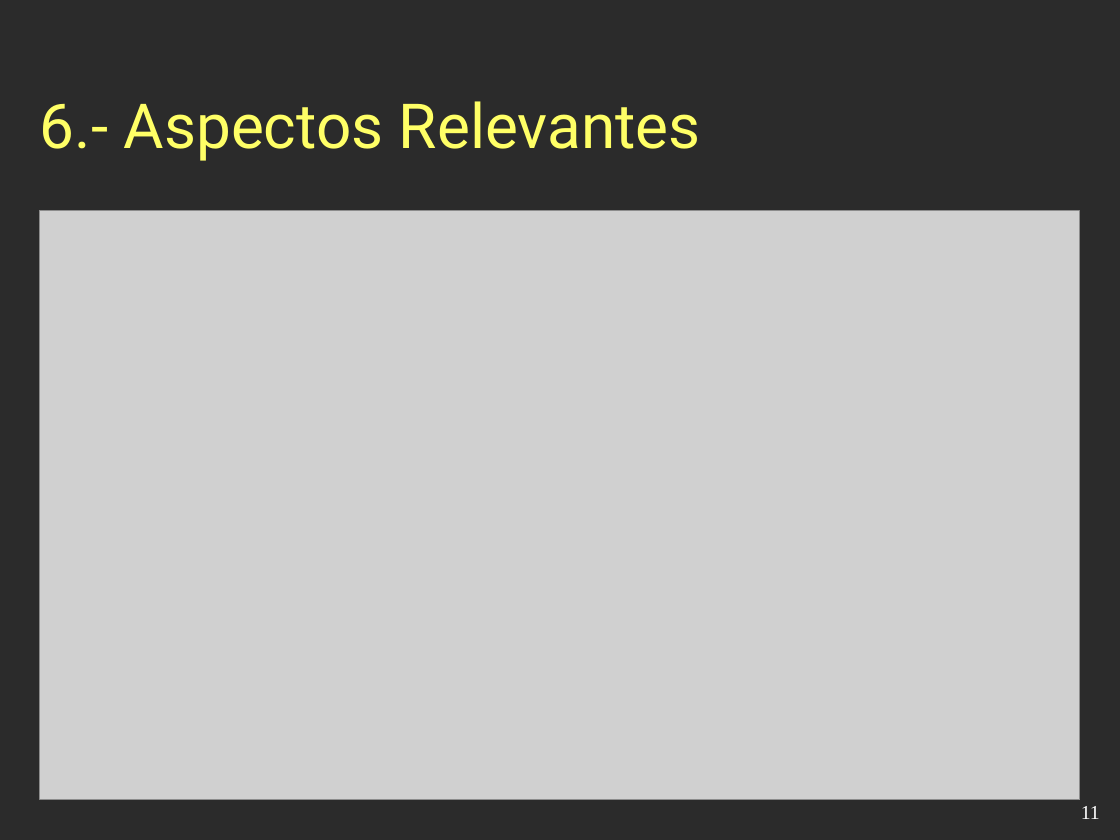
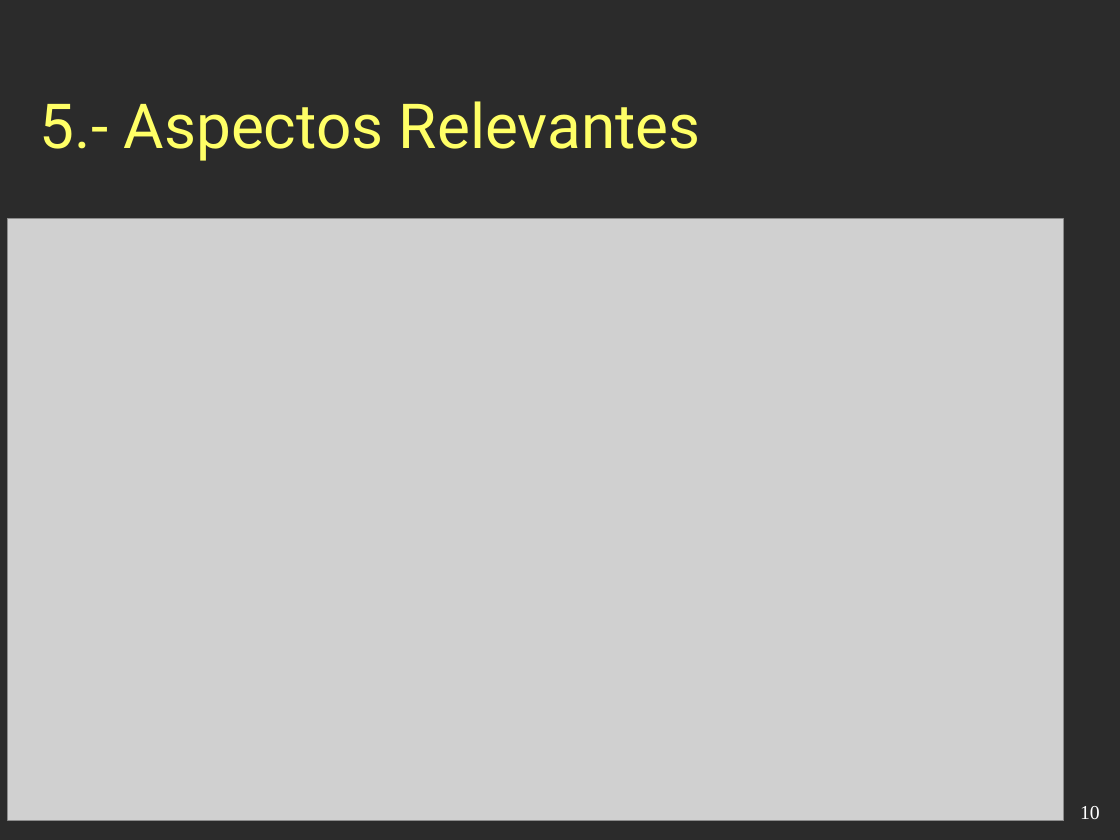
Before and after one commit to esbaixauli/proyecto-ii-ubu, a slide deck: slide 10 of trunk/Documentación/Presentación.odp (slide 11 before the commit). Drawn at 1120x840 pixels with LibreOffice and Linux fonts; fonts in the diff are those of the drawing; grey boxes stand for pictures; background and template pictures are left out; a plain dark background stands for a picture behind light text. Boxes give left, top, right and bottom in pixels: in the first picture for what was removed or moved away, otherwise in the second. Text is boxed around its words. In the diff, an @@ line names an element or a change of style, - is before the commit and + after.

```diff
--- a/trunk/Documentación/Presentación.odp
+++ b/trunk/Documentación/Presentación.odp
@@ title at (40, 101, 701, 161): text changed @@
-6.- Aspectos Relevantes
+5.- Aspectos Relevantes
@@ picture: place and size @@
-picture at (40, 211, 1080, 801)
+picture at (8, 219, 1064, 820)
@@ page number at (1080, 806, 1100, 819): text changed @@
-11
+10
```
Also in this commit, not shown: 13 other slides changed, 1 slide removed.
